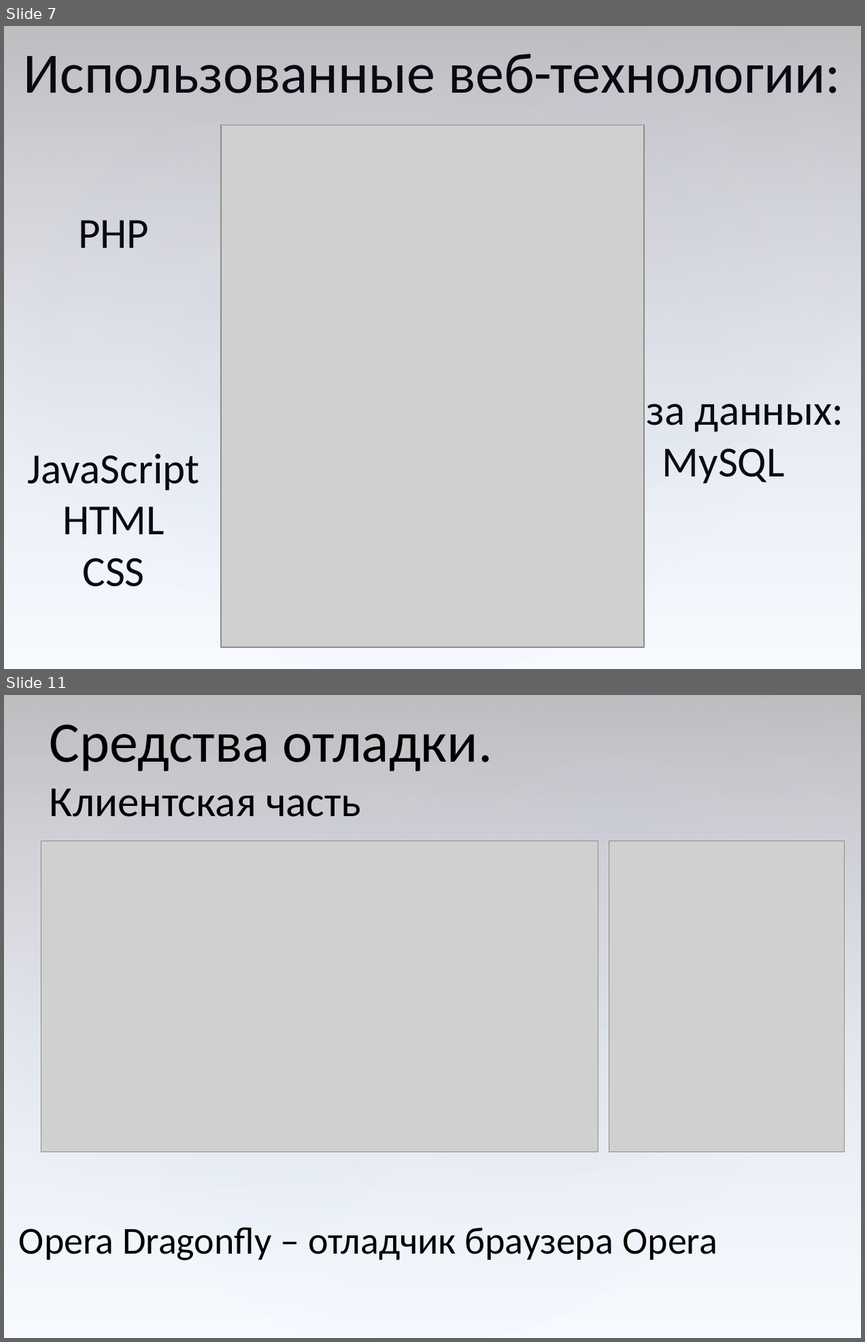
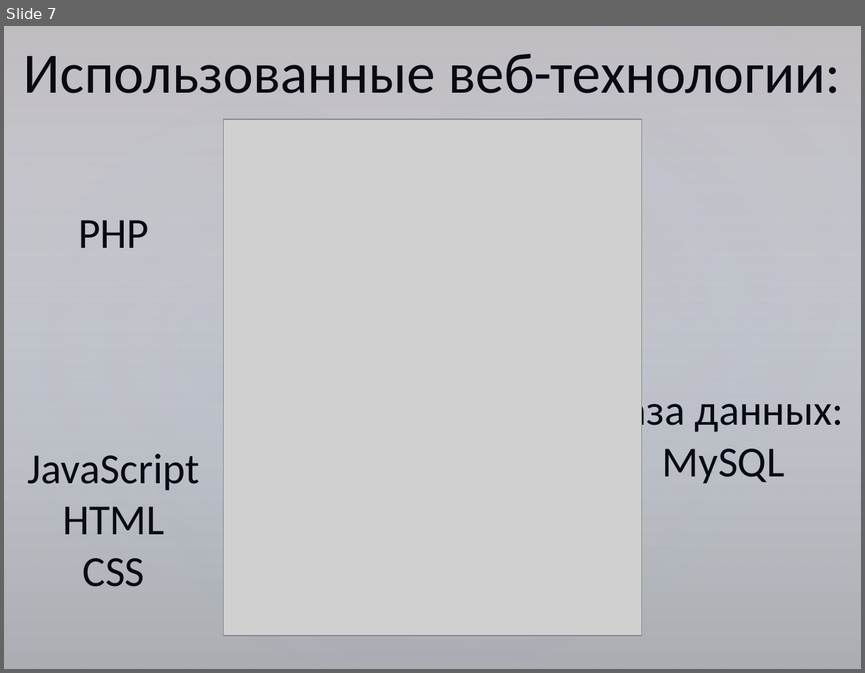
Before and after one commit to serpikovs/in40, a slide deck: !docs/common.pptx. Shown one above the other, each under a label of ours: slides 7 and 11 before the commit, slide 7 after it; the slides between them are not shown. The pictures are 865x1342 and 865x673 pixels, drawn with LibreOffice and Linux fonts; fonts in the diff are those of the drawing; grey boxes stand for pictures. Boxes give left, top, right and bottom in pixels: in the first picture for what was removed or moved away, otherwise in the second. Text is boxed around its words. In the diff, an @@ line names an element or a change of style, - is before the commit and + after.

```diff
--- a/!docs/common.pptx
+++ b/!docs/common.pptx
@@ slide 11 removed at (4, 695, 861, 1338), background #FFFFFF; not listed: 4 template elements that a slide beside it also shows @@
@@ text removed at (50, 724, 492, 817) @@
-Средства отладки.
-Клиентская часть
@@ picture removed at (41, 841, 598, 1151) @@
@@ picture removed at (609, 841, 844, 1151) @@
@@ text removed at (19, 1227, 718, 1260) @@
-Opera Dragonfly – отладчик браузера Opera
@@ slide 7 changed as well @@
@@ background #FFFFFF to gradient #FFFFFF to #ABABAB @@
@@ picture: place and size @@
-picture at (221, 125, 644, 646)
+picture at (224, 119, 641, 635)
```
Also in this commit, not shown: 20 other slides changed, 1 slide added, 6 other slides removed.
